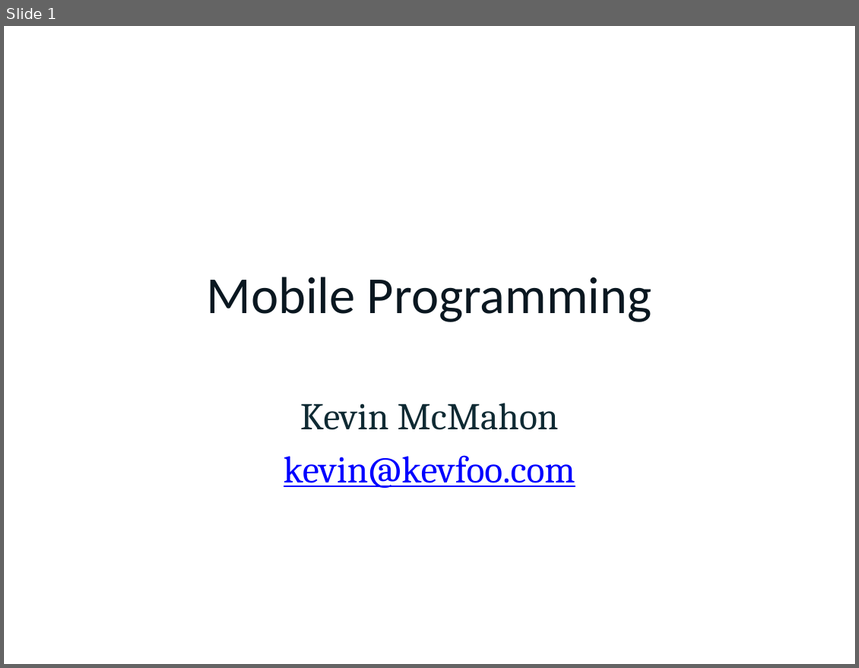
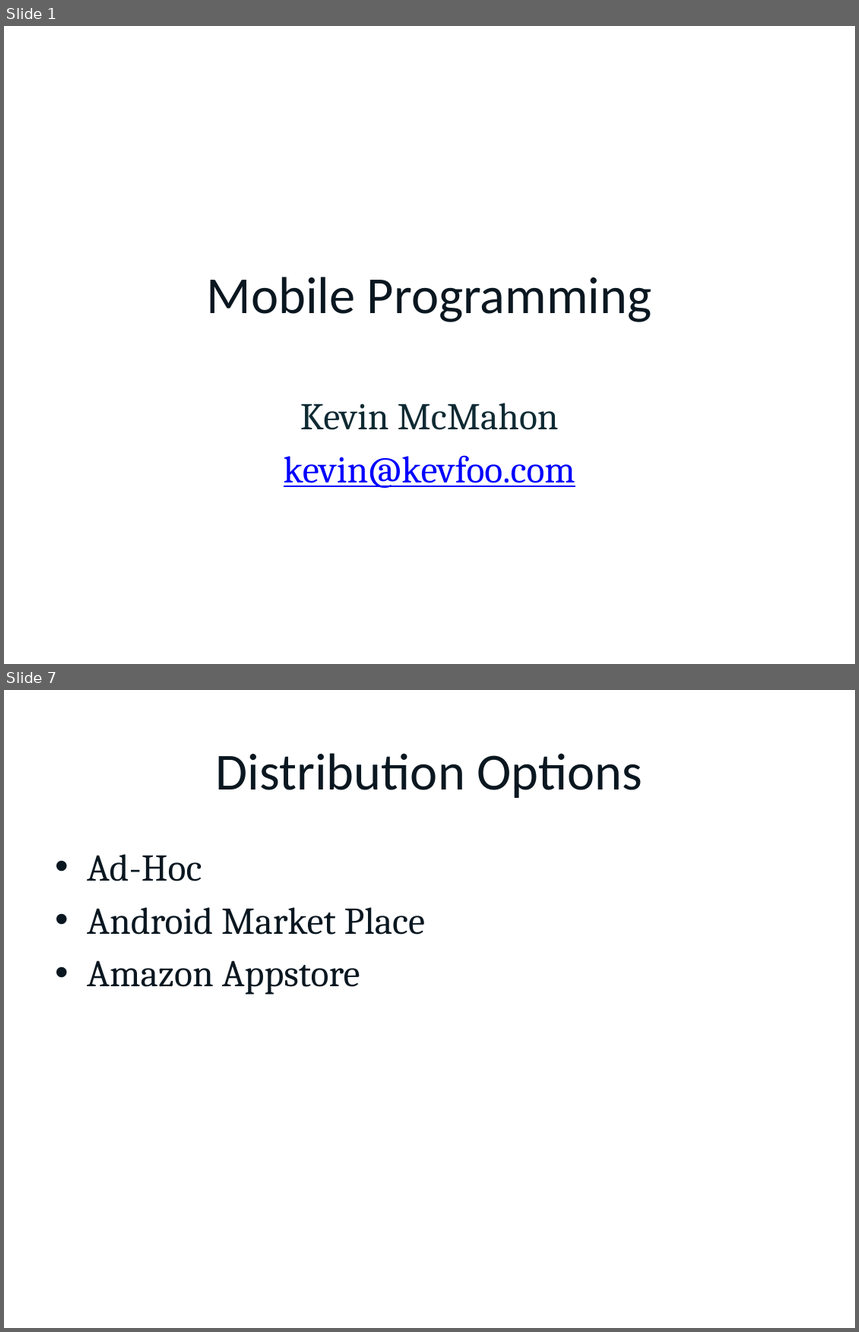
Before and after one commit to kevinmcmahon/MonoDroid101, a slide deck: slides/MonoDroidWCG.pptx. Shown one above the other, each under a label of ours: slide 1 before the commit, slides 1 and 7 after it; the slides between them are not shown. The pictures are 859x668 and 859x1332 pixels, drawn with LibreOffice and Linux fonts; fonts in the diff are those of the drawing; background and template pictures are left out. Boxes give left, top, right and bottom in pixels: in the first picture for what was removed or moved away, otherwise in the second. Text is boxed around its words. In the diff, an @@ line names an element or a change of style, - is before the commit and + after.

```diff
--- a/slides/MonoDroidWCG.pptx
+++ b/slides/MonoDroidWCG.pptx
@@ slide 7 added at (4, 690, 855, 1328), background picture (left out) @@
@@ title added at (216, 753, 642, 798), 44 pt, text #0A1720 @@
+Distribution Options
@@ text added at (87, 854, 425, 995), 32 pt, text #0A1720 @@
+• Ad-Hoc
+• Android Market Place
+• Amazon Appstore
```
Also in this commit, not shown: 10 other slides added, 1 slide removed, 27 other files.
